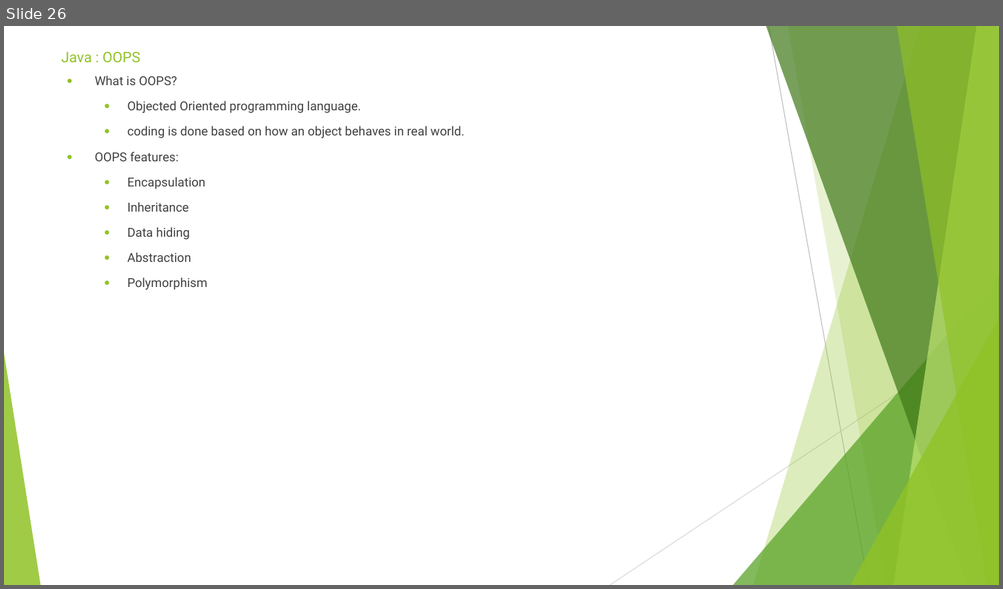
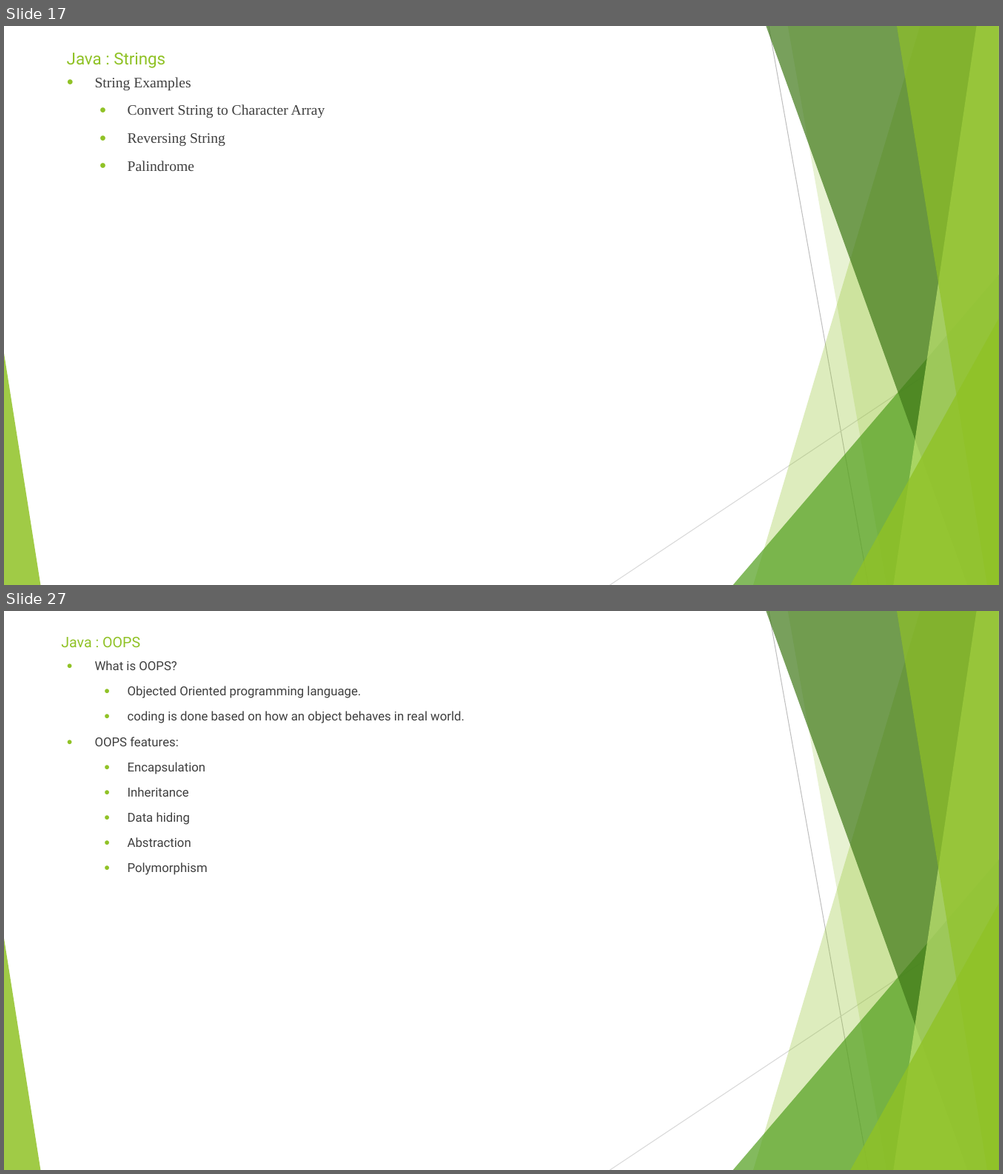
Before and after one commit to sidissir/mk-java-training, a slide deck: AutomationPPT.pptx. Shown one above the other, each under a label of ours: slide 26 before the commit, slides 17 and 27 after it; the slides between them are not shown. The pictures are 1003x589 and 1003x1174 pixels, drawn with LibreOffice and Linux fonts; fonts in the diff are those of the drawing. Boxes give left, top, right and bottom in pixels: in the first picture for what was removed or moved away, otherwise in the second. Text is boxed around its words. In the diff, an @@ line names an element or a change of style, - is before the commit and + after.

Commit message:
Java day 5

```diff
--- a/AutomationPPT.pptx
+++ b/AutomationPPT.pptx
@@ slide 17 added at (4, 26, 999, 585), background #FFFFFF; not listed: 10 template elements that a slide beside it also shows @@
@@ title added at (67, 53, 165, 68), 16 pt, text #90C226 @@
+Java : Strings
@@ text added at (95, 77, 325, 171), 14 pt, text #3F3F3F @@
+● String Examples
+  ● Convert String to Character Array
+  ● Reversing String
+  ● Palindrome
@@ what was slide 26 is now slide 27 @@
```
Also in this commit, not shown: 23 slides changed, 1 other slide added, 1 slide removed, 9 other files.
